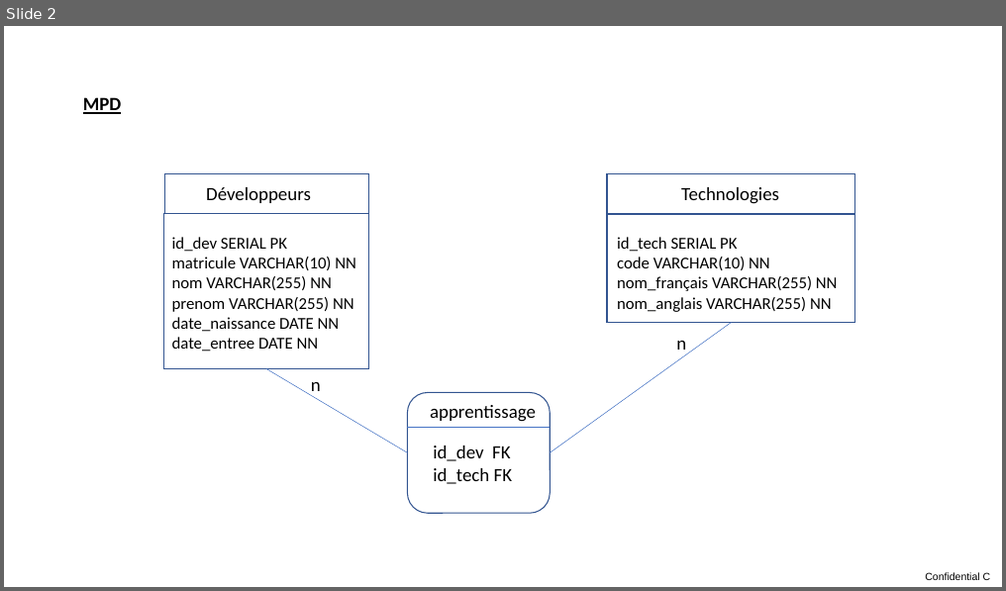
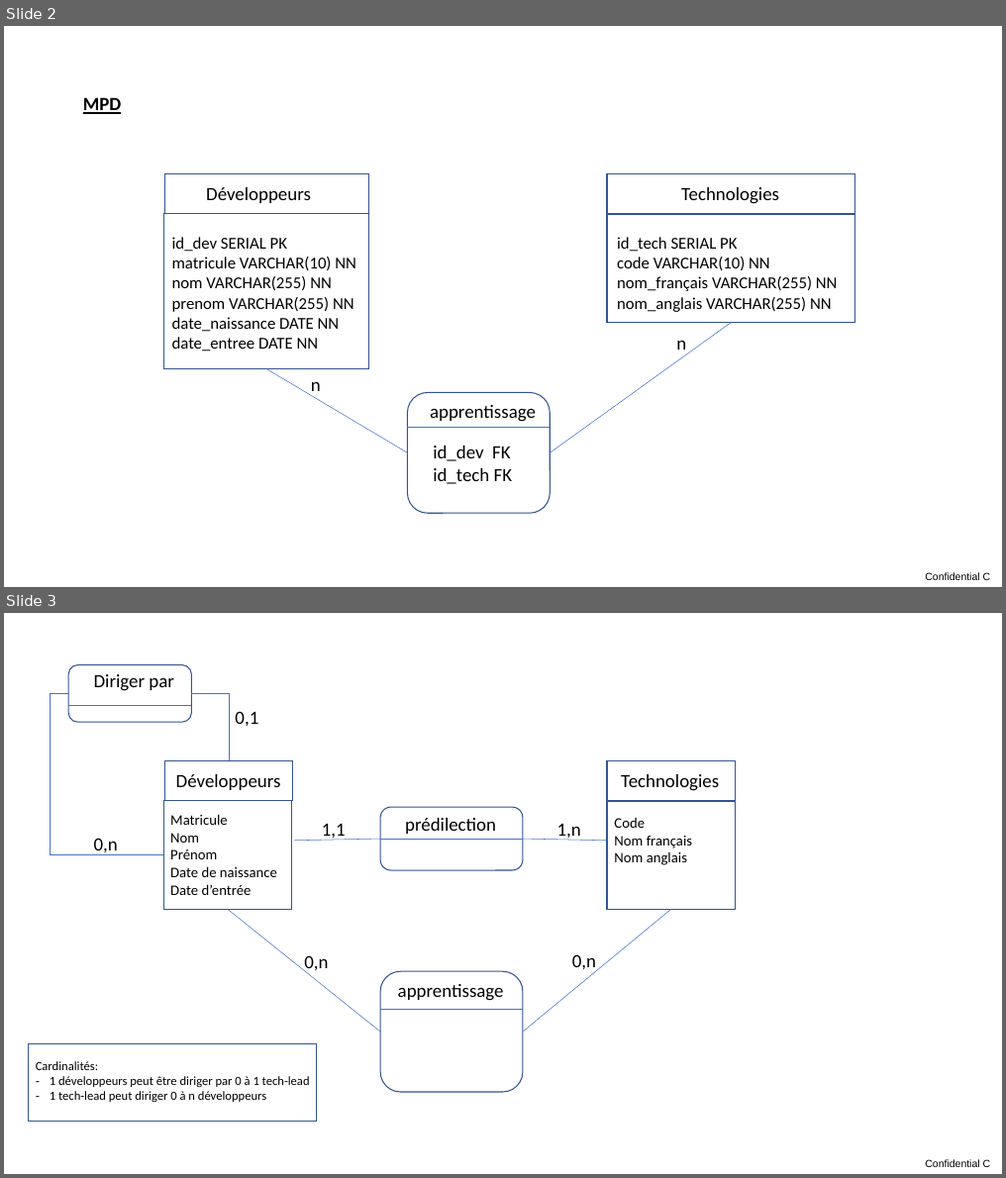
Before and after one commit to lpavius/ECF2, a slide deck: ECF2 Conception et modélisation.pptx. Shown one above the other, each under a label of ours: slide 2 before the commit, slides 2 and 3 after it. The pictures are 1006x591 and 1006x1178 pixels, drawn with LibreOffice and Linux fonts; fonts in the diff are those of the drawing. Boxes give left, top, right and bottom in pixels: in the first picture for what was removed or moved away, otherwise in the second. Text is boxed around its words. In the diff, an @@ line names an element or a change of style, - is before the commit and + after.

```diff
--- a/ECF2 Conception et modélisation.pptx
+++ b/ECF2 Conception et modélisation.pptx
@@ slide 3 added at (4,613,1002,1174), background #FFFFFF; not listed: 1 template element that a slide beside it also shows @@
@@ rounded rectangle added at (68,664,191,722), outline #325491 1 pt @@
@@ elbow line added from (68, 694) to (163, 855), #4472C4 0.5 pt @@
@@ text added at (94,674,174,691), 18 pt, text #000000 @@
+Diriger par
@@ elbow line added from (192, 694) to (229, 761), #4472C4 0.5 pt @@
@@ line added from (68, 705) to (192, 705), #4472C4 0.5 pt @@
@@ text added at (235,711,258,726), 18 pt, text #000000 @@
+0,1
@@ rectangle added at (165,761,293,801), outline #325491 1 pt @@
@@ text added at (176,774,281,790), 18 pt, text #000000 @@
+Développeurs
@@ rectangle added at (607,761,736,801), outline #325491 1 pt @@
@@ text added at (621,774,719,791), 18 pt, text #000000 @@
+Technologies
@@ rectangle added at (164,800,292,909), outline #325491 1 pt @@
@@ text added at (170,814,277,895), 14 pt, text #000000 @@
+Matricule
+Nom
+Prénom
+Date de naissance
+Date d’entrée
@@ rounded rectangle added at (380,807,523,870), outline #325491 1 pt @@
@@ text added at (405,818,496,834), 18 pt, text #000000 @@
+prédilection
@@ rectangle added at (607,802,736,910), outline #325491 1 pt @@
@@ text added at (614,818,692,865), 14 pt, text #000000 @@
+Code
+Nom français
+Nom anglais
@@ text added at (94,838,118,856), 18 pt, text #000000 @@
+0,n
@@ line added from (294, 841) to (380, 839), #4472C4 0.5 pt @@
@@ text added at (322,823,346,841), 18 pt, text #000000 @@
+1,1
@@ line added from (380, 839) to (523, 839), #4472C4 0.5 pt @@
@@ line added from (607, 841) to (523, 839), #4472C4 0.5 pt @@
@@ text added at (557,824,581,841), 18 pt, text #000000 @@
+1,n
@@ line added from (228, 909) to (380, 1032), #4472C4 0.5 pt @@
@@ line added from (523, 1032) to (671, 909), #4472C4 0.5 pt @@
@@ text added at (304,956,328,974), 18 pt, text #000000 @@
+0,n
@@ text added at (572,955,596,973), 18 pt, text #000000 @@
+0,n
@@ rounded rectangle added at (380,971,523,1092), outline #325491 1 pt @@
@@ text added at (398,984,504,1001), 18 pt, text #000000 @@
+apprentissage
@@ line added from (380, 1009) to (523, 1009), #4472C4 0.5 pt @@
@@ rectangle added at (28,1045,316,1121), outline #325491 1 pt @@
@@ text added at (36,1061,310,1102), 12 pt, text #000000 @@
+Cardinalités:
+– 1 développeurs peut être diriger par 0 à 1 tech-lead
+– 1 tech-lead peut diriger 0 à n développeurs
```
Also in this commit, not shown: 1 other slide added, 3 other files.
